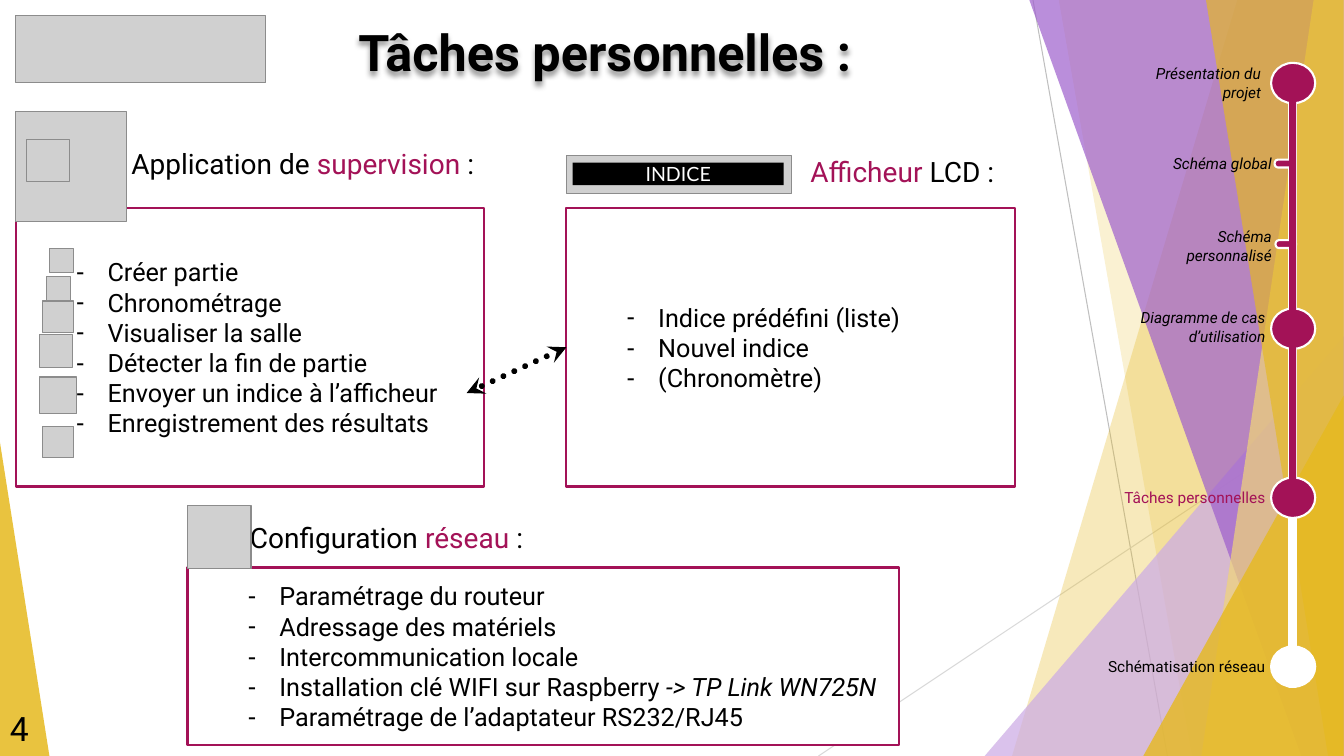
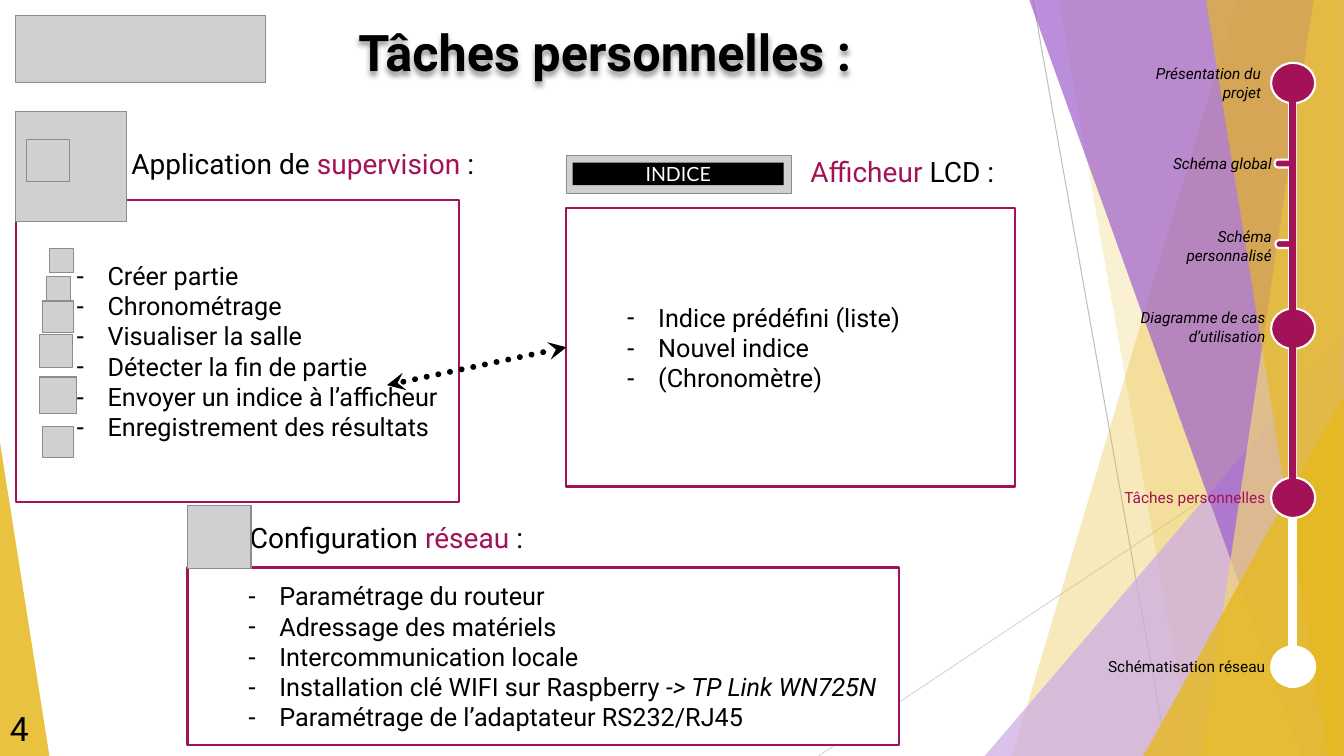
Before and after one commit to GuiguiMvn/Systeme-Escape-Game-Telethon, a slide deck: slide 6 of Nathan/Compte-rendus/REVUE-R1-GUIGAND-SFL6.pptx. Drawn at 1344x756 pixels with LibreOffice and Linux fonts; fonts in the diff are those of the drawing; grey boxes stand for pictures. Boxes give left, top, right and bottom in pixels: in the first picture for what was removed or moved away, otherwise in the second. Text is boxed around its words. In the diff, an @@ line names an element or a change of style, - is before the commit and + after.

Commit message:
Création d'une présentation visuelle pour l'application de supervision

```diff
--- a/Nathan/Compte-rendus/REVUE-R1-GUIGAND-SFL6.pptx
+++ b/Nathan/Compte-rendus/REVUE-R1-GUIGAND-SFL6.pptx
@@ rectangle "Créer partie": place and size @@
-rectangle "Créer partie" at <box>16,208,484,486</box>
+rectangle "Créer partie" at <box>16,201,460,502</box>
@@ double arrow moved from (467, 393) - (567, 347) to (387, 385) - (567, 347) @@
```
Also in this commit, not shown: 1 other file.
